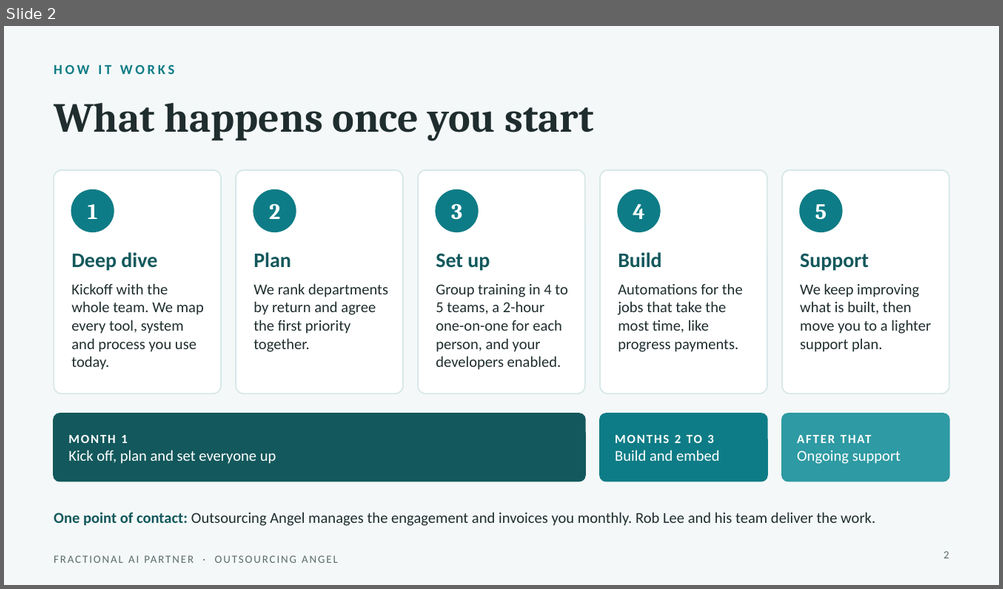
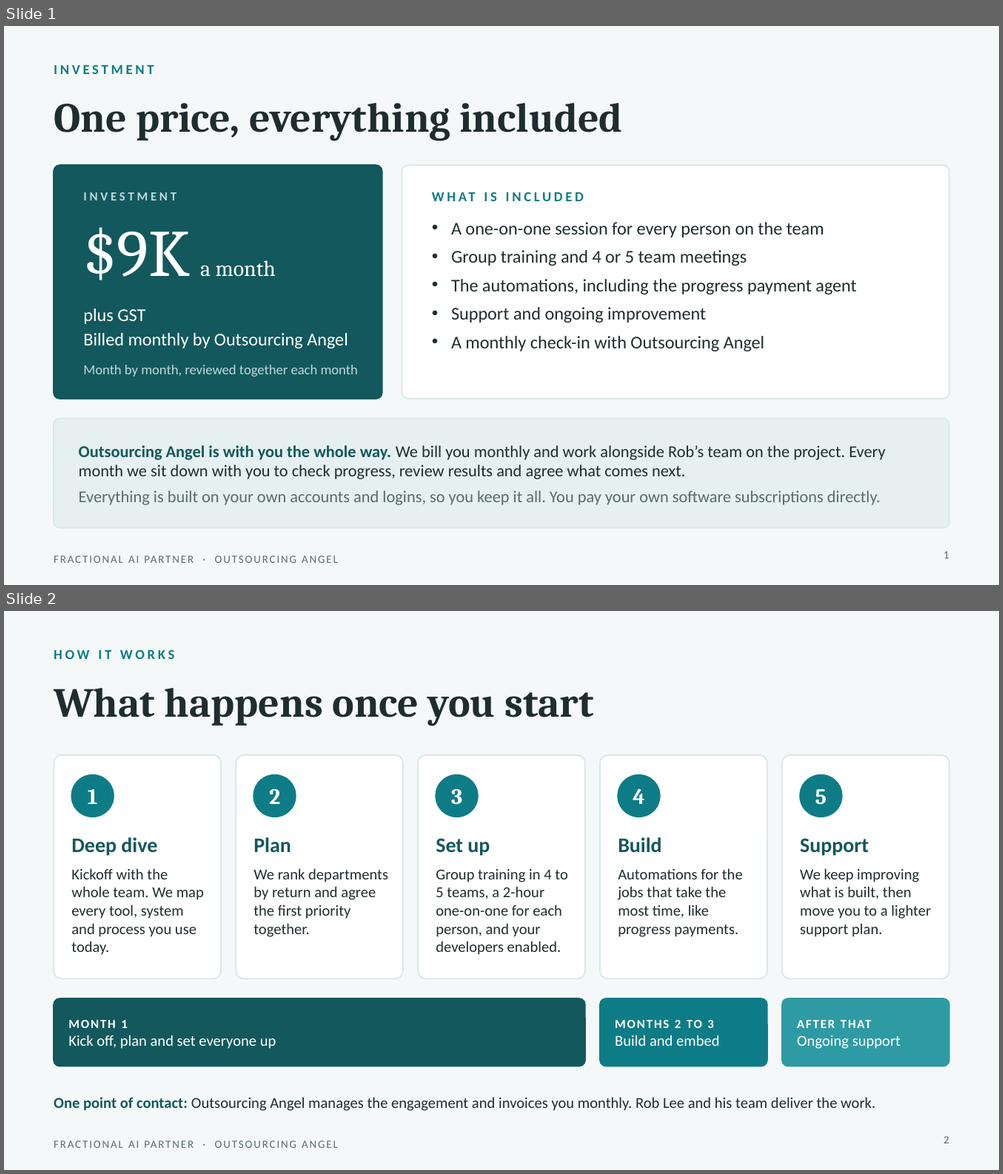
Before and after one commit to gail-gif/OA, a slide deck: Fractional_AI_Partner_Pricing.pptx. Shown one above the other, each under a label of ours: slide 2 before the commit, slides 1 and 2 after it. The pictures are 1003x589 and 1003x1174 pixels, drawn with LibreOffice and Linux fonts; fonts in the diff are those of the drawing. Boxes give left, top, right and bottom in pixels: in the first picture for what was removed or moved away, otherwise in the second. Text is boxed around its words. In the diff, an @@ line names an element or a change of style, - is before the commit and + after.

```diff
--- a/Fractional_AI_Partner_Pricing.pptx
+++ b/Fractional_AI_Partner_Pricing.pptx
@@ slide 1 added at (4, 26, 999, 585), background #F4F8F8; not listed: 1 template element that a slide beside it also shows @@
@@ text added at (54, 64, 153, 74), 10 pt, text #0E7C86, bold @@
+INVESTMENT
@@ title added at (54, 103, 623, 141), 30 pt, text #1F2D2E, bold @@
+One price, everything included
@@ rounded rectangle added at (54, 165, 382, 399), fill #13585C, outline #13585C 1 pt @@
@@ rounded rectangle added at (402, 165, 949, 399), fill #FFFFFF, outline #D9E8E8 1 pt @@
@@ text added at (83, 192, 176, 201), 9 pt, text #BFD8D9, bold @@
+INVESTMENT
@@ text added at (432, 185, 929, 207), 10 pt, text #0E7C86, bold @@
+WHAT IS INCLUDED
@@ text added at (451, 222, 856, 352), 13 pt, text #1F2D2E @@
+• A one-on-one session for every person on the team
+• Group training and 4 or 5 team meetings
+• The automations, including the progress payment agent
+• Support and ongoing improvement
+• A monthly check-in with Outsourcing Angel
@@ text added at (83, 227, 276, 281), 16 pt, text #FFFFFF @@
+$9K a month
@@ text added at (83, 309, 348, 349), 13 pt, text #FFFFFF @@
+plus GST
+Billed monthly by Outsourcing Angel
@@ text added at (83, 365, 358, 377), 10 pt, text #BFD8D9 @@
+Month by month, reviewed together each month
@@ rounded rectangle added at (54, 419, 949, 528), fill #E6F0F0, outline #D9E8E8 1 pt @@
@@ text added at (79, 446, 885, 506), 12 pt, text #1F2D2E @@
+Outsourcing Angel is with you the whole way. We bill you monthly and work alongside Rob’s team on the project. Every month we sit down with you to check progress, review results and agree what comes next.
+Everything is built on your own accounts and logins, so you keep it all. You pay your own software subscriptions directly.
@@ page number added at (943, 551, 949, 559), 8 pt, text #5B6B6C @@
+1
```
Also in this commit, not shown: 1 slide removed.
